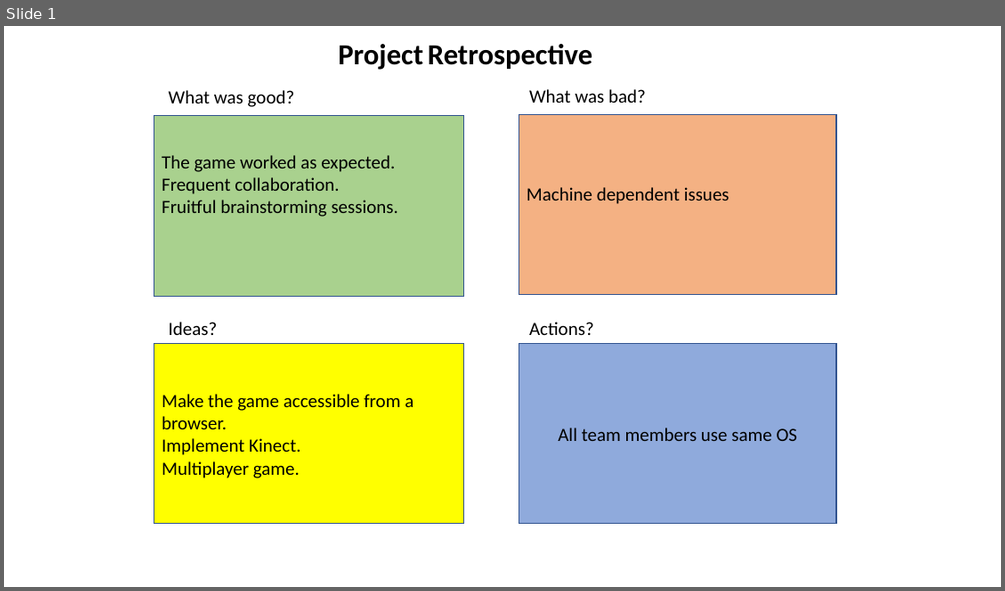
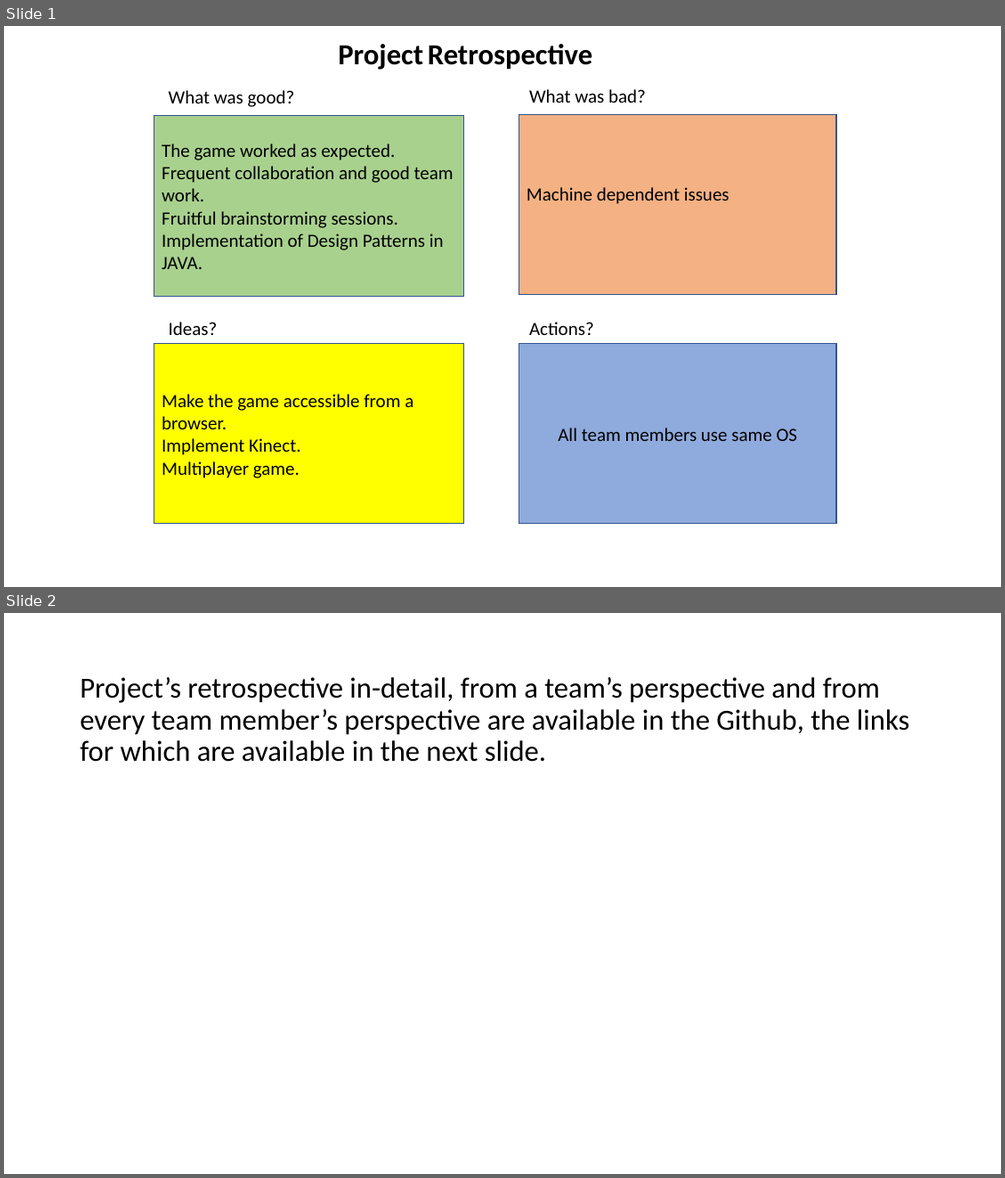
Before and after one commit to sowmyagowri/Ironman-A-Java-Game-using-Greenfoot, a slide deck: Project Artifacts/Project Retrospective.pptx. Shown one above the other, each under a label of ours: slide 1 before the commit, slides 1 and 2 after it. The pictures are 1005x591 and 1005x1178 pixels, drawn with LibreOffice and Linux fonts; fonts in the diff are those of the drawing. Boxes give left, top, right and bottom in pixels: in the first picture for what was removed or moved away, otherwise in the second. Text is boxed around its words. In the diff, an @@ line names an element or a change of style, - is before the commit and + after.

```diff
--- a/Project Artifacts/Project Retrospective.pptx
+++ b/Project Artifacts/Project Retrospective.pptx
@@ slide 2 added at [4,613,1001,1174], background #FFFFFF @@
@@ text added at [80,677,909,762], 28 pt, text #000000 @@
+Project’s retrospective in-detail, from a team’s perspective and from every team member’s perspective are available in the Github, the links for which are available in the next slide.
@@ slide 1 changed as well @@
@@ text in rectangle at [162,166,453,201]: text changed @@
-Frequent collaboration.
+Frequent collaboration and good team work.
@@ text in rectangle at [162,233,444,269]: paragraph added @@
+Implementation of Design Patterns in JAVA.
```
Also in this commit, not shown: 1 other slide added.
